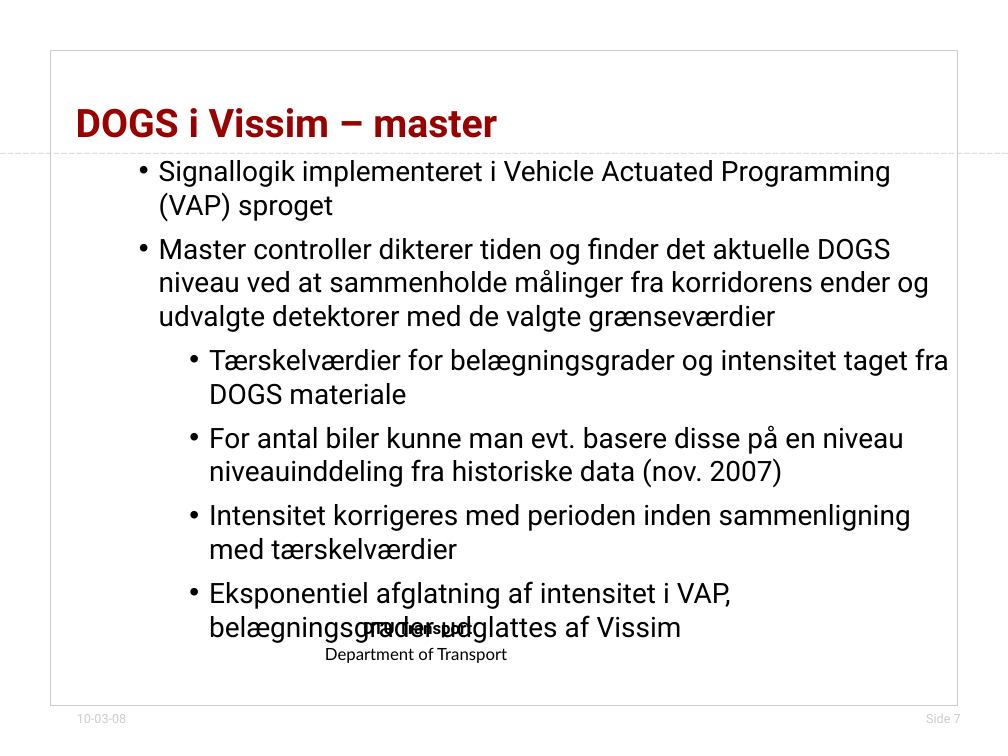
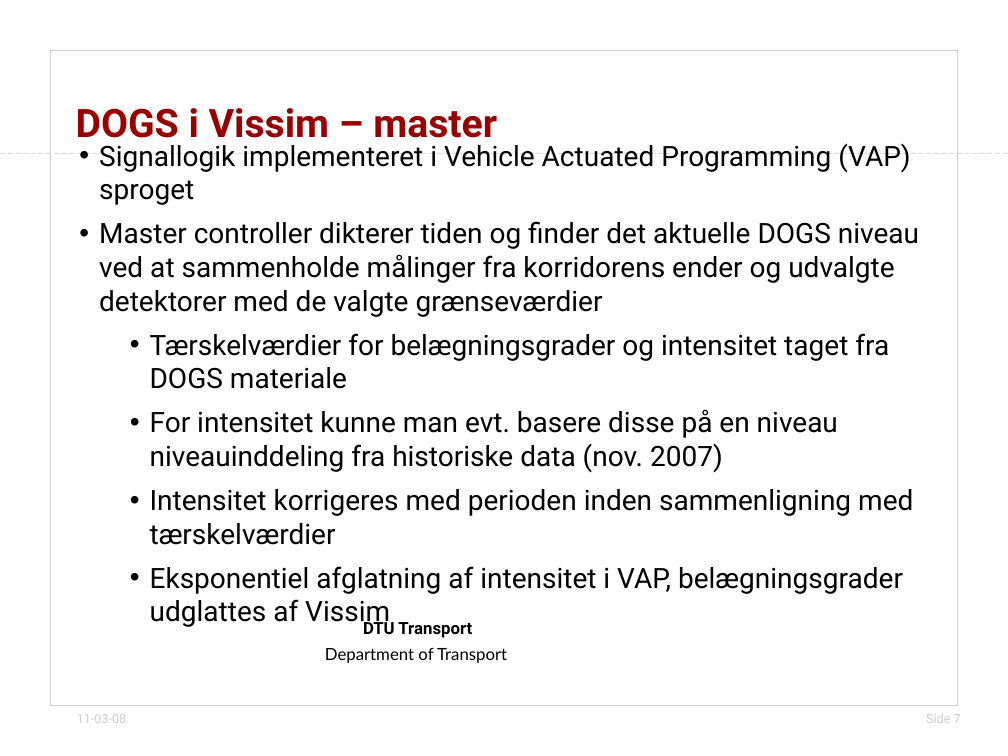
Before and after one commit to jonyonyx/greenwaves, a slide deck: slide 7 of thesis/præsentation_simulering_dogs.odp. Drawn at 1008x756 pixels with LibreOffice and Linux fonts; fonts in the diff are those of the drawing; background and template pictures are left out. Boxes give left, top, right and bottom in pixels: in the first picture for what was removed or moved away, otherwise in the second. Text is boxed around its words. In the diff, an @@ line names an element or a change of style, - is before the commit and + after.

```diff
--- a/thesis/præsentation_simulering_dogs.odp
+++ b/thesis/præsentation_simulering_dogs.odp
@@ subtitle "Signallogik implementeret i Vehicle Actuated ...": place and size @@
-subtitle "Signallogik implementeret i Vehicle Actuated ..." at (159, 160, 949, 643)
+subtitle "Signallogik implementeret i Vehicle Actuated ..." at (99, 143, 919, 629)
@@ subtitle at (150, 409, 838, 472): text changed @@
-  • For antal biler kunne man evt. basere disse på en niveau niveauinddeling fra historiske data (nov. 2007)
+  • For intensitet kunne man evt. basere disse på en niveau niveauinddeling fra historiske data (nov. 2007)
@@ text at (77, 714, 126, 723): text changed @@
-10-03-08
+11-03-08
```
Also in this commit, not shown: 9 other slides changed.
